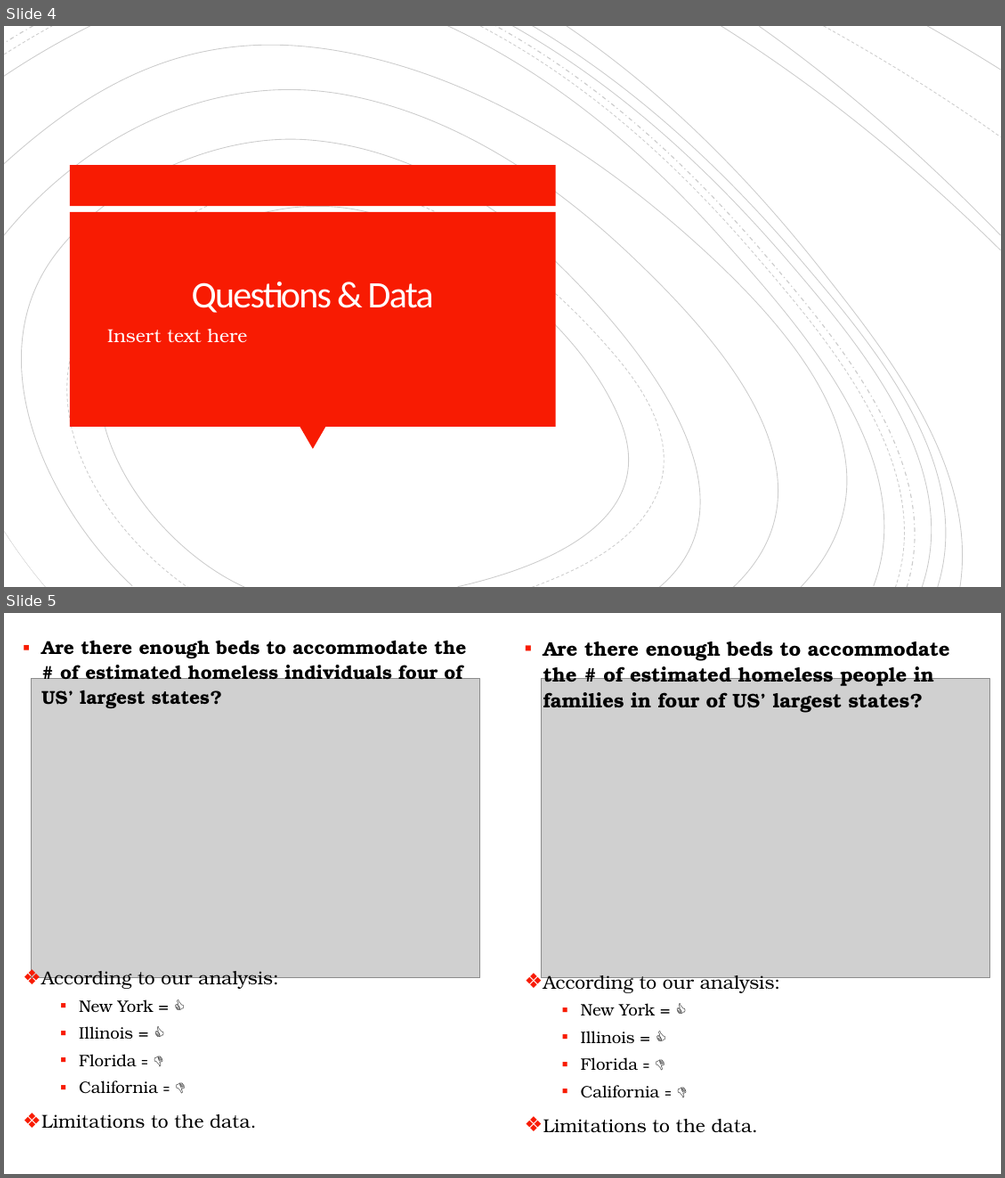
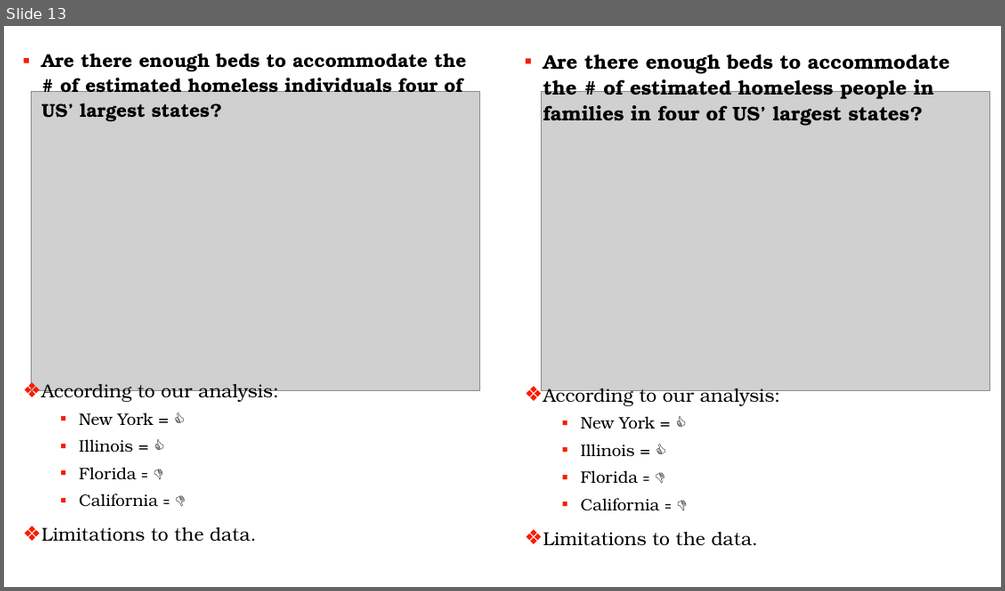
Before and after one commit to cic2003/Group3Project1, a slide deck: Homelessness Presentation_Project 1_ChidimaEdits.pptx. Shown one above the other, each under a label of ours: slides 4 and 5 before the commit, slide 13 after it. The pictures are 1005x1178 and 1005x591 pixels, drawn with LibreOffice and Linux fonts; fonts in the diff are those of the drawing; grey boxes stand for pictures. Boxes give left, top, right and bottom in pixels: in the first picture for what was removed or moved away, otherwise in the second. Text is boxed around its words. In the diff, an @@ line names an element or a change of style, - is before the commit and + after.

```diff
--- a/Homelessness Presentation_Project 1_ChidimaEdits.pptx
+++ b/Homelessness Presentation_Project 1_ChidimaEdits.pptx
@@ slide 4 removed at [4,26,1001,587], background #FFFFFF @@
@@ group removed at [4,26,1001,587]: 19 freeform shapes @@
@@ rectangle removed at [70,165,556,206] @@
@@ rectangle removed at [70,212,556,426] @@
@@ title removed at [192,281,434,313] @@
-Questions & Data
@@ text removed at [107,329,247,342] @@
-• Insert text here
@@ triangle removed at [300,426,326,449] @@
@@ what was slide 5 is now slide 13 @@
```
Also in this commit, not shown: 3 slides changed, 17 slides added, 5 other slides removed.
